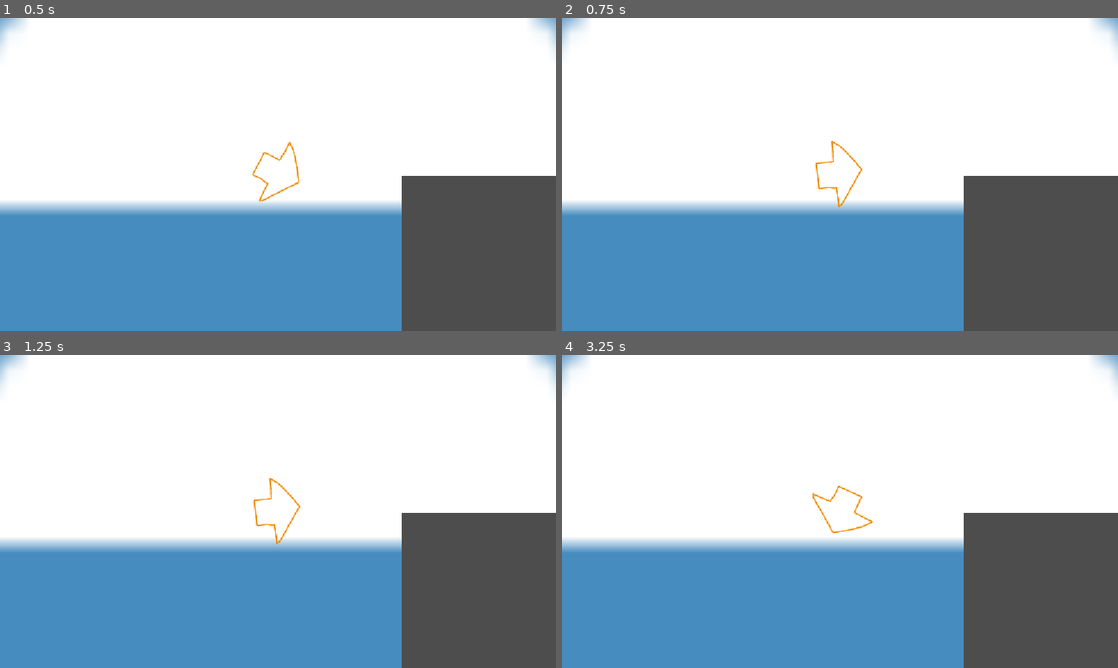
Above: before the commit, frames 1-4 (two rows, left to right).
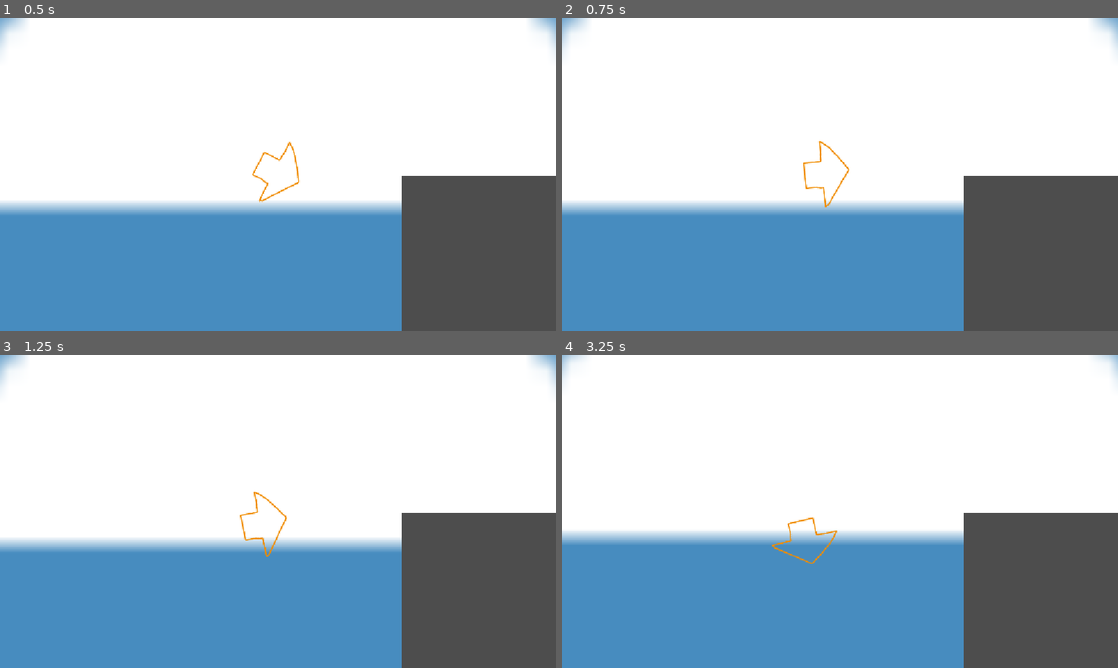
Above: after the commit, the same moments.

Repository: natleahh/ive-got-this-round
Game: Godot game, scene res://src/Prototypes/BalancingWithAccelleration/main.tscn
Two runs of this game, one before a commit and one after it. Both use one fixed random seed, a clock stepped at 60 frames per second and the inputs below. Before the commit the project has no main scene; this scene is started directly in both runs. The engine's default icon, where the game draws it, is replaced by a stand-in: a white triangle on a blue panel in a dark square.
Inputs (mouse positions are in pixels of both pictures, inside the frame that each line leads up to):
- Up to frame 1 (0.5 s): no input
- Up to frame 2 (0.75 s): tap Enter (ui_accept) at 0.5 s; move the mouse to (962, 158) at 0.52 s; hold Right (ui_right) from 0.53 s (still down); tap A (B_Dash) at 0.6 s; click (962, 158) at 0.67 s
- Up to frame 3 (1.25 s): keep holding Right (ui_right); tap Enter (ui_accept) at 0.77 s; tap S (R_Dash) at 0.8 s
- Up to frame 4 (3.25 s): tap Enter (ui_accept) at 1.25, 1.52, 2, 2.75, 3.02 s; move the mouse to (728, 527) at 1.27 s; release Right (ui_right) at 1.28 s; hold Down (ui_down) 1.28-2.03 s; tap S (R_Dash) at 1.35, 3.05 s; click (728, 527) at 1.42 s; tap Space (dash, bound only after the commit) at 1.55, 2.1 s; move the mouse to (895, 442) at 2.02 s; hold Right (ui_right) 2.03-2.78 s; click (895, 442) at 2.17 s; tap A (B_Dash) at 2.3, 2.85 s; move the mouse to (812, 574) at 2.77 s; hold Up (ui_up) from 2.78 s (still down); click (812, 574) at 2.92 s

Frame 1 is identical in both runs. In frame 2, 0.4% of the frame differs, in the area x 43-54%, y 39-61%; in frame 3, 0.4%; in frame 4, 5.2%, in the area x 0-100%, y 0-67%.

Commit message:
Tidy up Prototype directory (#5)
* feat: remove duplicated prototype folder

* ref: move arrow asset to proper place

* feat: make prototype main scene

Diff:
--- a/project.godot
+++ b/project.godot
@@ -11,11 +11,13 @@
 [application]
 
 config/name="I've got this round"
+run/main_scene="uid://6hhuwrg8e31v"
 config/features=PackedStringArray("4.7", "GL Compatibility")
 config/icon="res://icon.svg"
 
 [display]
 
+window/size/mode=3
 window/size/initial_position_type=3
 window/stretch/mode="canvas_items"
 window/stretch/aspect="expand"
@@ -47,14 +49,44 @@
 "events": [Object(InputEventKey,"resource_local_to_scene":false,"resource_name":"","device":-1,"window_id":0,"alt_press …(192 unchanged characters)…
 ]
 }
-B_Dash={
+move_down={
+"deadzone": 0.2,
+"events": [Object(InputEventKey,"resource_local_to_scene":false,"resource_name":"","device":-1,"window_id":0,"alt_pressed":false,"shift_pressed":false,"ctrl_pressed":false,"meta_pressed":false,"pressed":false,"keycode":0,"physical_keycode":83,"key_label":0,"unicode":115,"location":0,"echo":false,"script":null)
+]
+}
+move_left={
 "deadzone": 0.2,
 "events": [Object(InputEventKey,"resource_local_to_scene":false,"resource_name":"","device":-1,"window_id":0,"alt_press …(191 unchanged characters)…
 ]
 }
-R_Dash={
+move_right={
 "deadzone": 0.2,
-"events": [Object(InputEventKey,"resource_local_to_scene":fa …(140 unchanged characters)… d":false,"keycode":0,"physical_keycode":83,"key_label":0,"unicode":115,"location":0,"echo":false,"script":null)
+"events": [Object(InputEventKey,"resource_local_to_scene":fa …(140 unchanged characters)… d":false,"keycode":0,"physical_keycode":68,"key_label":0,"unicode":100,"location":0,"echo":false,"script":null)
+]
+}
+turn_up={
+"deadzone": 0.2,
+"events": [Object(InputEventKey,"resource_local_to_scene":false,"resource_name":"","device":-1,"window_id":0,"alt_pressed":false,"shift_pressed":false,"ctrl_pressed":false,"meta_pressed":false,"pressed":false,"keycode":0,"physical_keycode":4194320,"key_label":0,"unicode":0,"location":0,"echo":false,"script":null)
+]
+}
+turn_down={
+"deadzone": 0.2,
+"events": [Object(InputEventKey,"resource_local_to_scene":false,"resource_name":"","device":-1,"window_id":0,"alt_pressed":false,"shift_pressed":false,"ctrl_pressed":false,"meta_pressed":false,"pressed":false,"keycode":0,"physical_keycode":4194322,"key_label":0,"unicode":0,"location":0,"echo":false,"script":null)
+]
+}
+turn_left={
+"deadzone": 0.2,
+"events": [Object(InputEventKey,"resource_local_to_scene":false,"resource_name":"","device":-1,"window_id":0,"alt_pressed":false,"shift_pressed":false,"ctrl_pressed":false,"meta_pressed":false,"pressed":false,"keycode":0,"physical_keycode":4194319,"key_label":0,"unicode":0,"location":0,"echo":false,"script":null)
+]
+}
+turn_right={
+"deadzone": 0.2,
+"events": [Object(InputEventKey,"resource_local_to_scene":false,"resource_name":"","device":-1,"window_id":0,"alt_pressed":false,"shift_pressed":false,"ctrl_pressed":false,"meta_pressed":false,"pressed":false,"keycode":0,"physical_keycode":4194321,"key_label":0,"unicode":0,"location":0,"echo":false,"script":null)
+]
+}
+dash={
+"deadzone": 0.2,
+"events": [Object(InputEventKey,"resource_local_to_scene":false,"resource_name":"","device":-1,"window_id":0,"alt_pressed":false,"shift_pressed":false,"ctrl_pressed":false,"meta_pressed":false,"pressed":false,"keycode":0,"physical_keycode":32,"key_label":0,"unicode":32,"location":0,"echo":false,"script":null)
 ]
 }
 
@@ -62,7 +94,6 @@
 
 3d/physics_engine="Jolt Physics"
 2d/default_gravity_vector=Vector2(0, 0)
-2d/default_gravity_vector=Vector2(0, 0)
 
 [rendering]
 
--- a/src/Prototypes/BalancingWithAccelleration/main.tscn
+++ b/src/Prototypes/BalancingWithAccelleration/main.tscn
@@ -2,7 +2,7 @@
 
 [ext_resource type="Script" uid="uid://mitsmrnhe7vo" path="res://src/Prototypes/BalancingWithAccelleration/main.gd" id="1_b7d7r"]
 [ext_resource type="Texture2D" uid="uid://bp0amguw0k7hr" path="res://icon.svg" id="2_w2s7t"]
-[ext_resource type="Texture2D" uid="uid://dhi1tulo0c6ot" path="res://arrow.png" id="3_wcfax"]
+[ext_resource type="Texture2D" uid="uid://dhi1tulo0c6ot" path="res://src/Prototypes/BalancingWithAccelleration/assets/arrow.png" id="3_wcfax"]
 
 [sub_resource type="CircleShape2D" id="CircleShape2D_qhrr0"]
 
--- a/src/prototypes/BalancingWithAccelleration/main.gd
+++ /dev/null
@@ -1,45 +0,0 @@
-extends Node2D
-
-@export_category("Movement Parameters")
-@export var movement_speed: float = 200
-
-@export_category("PhysicsParameters")
-@export var force_scaling: float = 1.1
-
-var movement_direction: Vector2 = Vector2.ZERO
-
-@export var player: CharacterBody2D
-@export var simulator_ball: RigidBody2D
-@export var icon: Sprite2D
-
-var is_dashing: bool = false
-@export var dash_cool_down: Timer
-@export var camera_2d: Camera2D
-
-
-func _physics_process(delta: float) -> void:
-	# Turning Input
-	var input_rotation: float = player.global_position.angle_to_point(get_global_mouse_position()) + (PI / 2)
-	icon.rotation = input_rotation
-	camera_2d.rotation = input_rotation + PI
-
-
-	# Movement Input
-	var input_movement = Input.get_vector("move_left", "move_right", "move_up", "move_down")
-	if is_dashing:
-		pass
-	elif Input.is_action_just_pressed("dash"):
-		player.velocity = player.velocity * 3
-		dash_cool_down.start(0.2)
-		is_dashing = true
-	else:
-		player.velocity = input_movement * movement_speed
-
-	player.move_and_slide()
-
-	# Physics Affect
-	simulator_ball.apply_central_force(-player.velocity.rotated(-input_rotation) * force_scaling)
-
-
-func _on_dash_cool_down_timeout() -> void:
-	is_dashing = false
--- a/src/prototypes/BalancingWithAccelleration/main.tscn
+++ /dev/null
@@ -1,132 +0,0 @@
-[gd_scene format=3 uid="uid://6hhuwrg8e31v"]
-
-[ext_resource type="Script" uid="uid://mitsmrnhe7vo" path="res://src/prototypes/BalancingWithAccelleration/main.gd" id="1_uj8yp"]
-[ext_resource type="Texture2D" uid="uid://bp0amguw0k7hr" path="res://icon.svg" id="2_qhrr0"]
-[ext_resource type="Texture2D" uid="uid://dhi1tulo0c6ot" path="res://arrow.png" id="3_e61f2"]
-
-[sub_resource type="CircleShape2D" id="CircleShape2D_qhrr0"]
-
-[sub_resource type="ViewportTexture" id="ViewportTexture_vt83r"]
-viewport_path = NodePath("Subviewport")
-
-[sub_resource type="CircleShape2D" id="CircleShape2D_quj70"]
-radius = 159.12
-
-[sub_resource type="CircleShape2D" id="CircleShape2D_3amak"]
-radius = 75.0
-
-[sub_resource type="CircleShape2D" id="CircleShape2D_lgurt"]
-radius = 50.0
-
-[sub_resource type="CircleShape2D" id="CircleShape2D_e61f2"]
-
-[node name="Main" type="Node2D" unique_id=1932576237 node_paths=PackedStringArray("player", "simulator_ball", "icon", "dash_cool_down", "camera_2d")]
-script = ExtResource("1_uj8yp")
-movement_speed = 400.0
-player = NodePath("Player")
-simulator_ball = NodePath("Subviewport/GlassSimulation/SimulatorBall")
-icon = NodePath("Player/Icon")
-dash_cool_down = NodePath("DashCoolDown")
-camera_2d = NodePath("Subviewport/GlassSimulation/Camera2D")
-
-[node name="Icon" type="Sprite2D" parent="." unique_id=1969738181]
-scale = Vector2(44.59375, 34.3125)
-texture = ExtResource("2_qhrr0")
-
-[node name="Player" type="CharacterBody2D" parent="." unique_id=1685786573]
-
-[node name="Icon" type="Sprite2D" parent="Player" unique_id=1283504213]
-texture = ExtResource("3_e61f2")
-
-[node name="CollisionShape2D" type="CollisionShape2D" parent="Player" unique_id=1651640485]
-shape = SubResource("CircleShape2D_qhrr0")
-
-[node name="Camera2D" type="Camera2D" parent="Player" unique_id=1068785408]
-drag_horizontal_enabled = true
-drag_vertical_enabled = true
-
-[node name="HUD" type="CanvasLayer" parent="Player/Camera2D" unique_id=662018735]
-
-[node name="Control" type="Control" parent="Player/Camera2D/HUD" unique_id=1014954611]
-layout_mode = 3
-anchors_preset = 15
-anchor_right = 1.0
-anchor_bottom = 1.0
-grow_horizontal = 2
-grow_vertical = 2
-
-[node name="Control" type="Control" parent="Player/Camera2D/HUD/Control" unique_id=946479314]
-layout_mode = 1
-anchors_preset = 3
-anchor_left = 1.0
-anchor_top = 1.0
-anchor_right = 1.0
-anchor_bottom = 1.0
-offset_left = -320.0
-offset_top = -320.0
-grow_horizontal = 0
-grow_vertical = 0
-
-[node name="TextureRect" type="TextureRect" parent="Player/Camera2D/HUD/Control/Control" unique_id=2083536575]
-layout_mode = 1
-anchors_preset = 15
-anchor_right = 1.0
-anchor_bottom = 1.0
-grow_horizontal = 2
-grow_vertical = 2
-texture = SubResource("ViewportTexture_vt83r")
-expand_mode = 3
-
-[node name="Subviewport" type="SubViewport" parent="." unique_id=2028505767]
-
-[node name="GlassSimulation" type="Node2D" parent="Subviewport" unique_id=230860013]
-position = Vector2(256, 256)
-
-[node name="Camera2D" type="Camera2D" parent="Subviewport/GlassSimulation" unique_id=1455733254]
-ignore_rotation = false
-
-[node name="OuterAttractorField" type="Area2D" parent="Subviewport/GlassSimulation" unique_id=1765078996]
-gravity_space_override = 3
-gravity_point = true
-gravity_point_center = Vector2(0, 0)
-gravity_direction = Vector2(0, 0)
-gravity = -50.0
-linear_damp_space_override = 3
-linear_damp = 4.0
-
-[node name="CollisionShape2D" type="CollisionShape2D" parent="Subviewport/GlassSimulation/OuterAttractorField" unique_id=688290067]
-shape = SubResource("CircleShape2D_quj70")
-debug_color = Color(0.5758852, 0.5526909, 0.10234404, 0.41960785)
-
-[node name="MiddleAttractorField" type="Area2D" parent="Subviewport/GlassSimulation" unique_id=1356273916]
-gravity_space_override = 3
-gravity_point = true
-gravity_point_center = Vector2(0, 0)
-gravity_direction = Vector2(0, 0)
-gravity = -10.0
-linear_damp_space_override = 3
-linear_damp = 4.0
-
-[node name="CollisionShape2D" type="CollisionShape2D" parent="Subviewport/GlassSimulation/MiddleAttractorField" unique_id=1267571351]
-shape = SubResource("CircleShape2D_3amak")
-debug_color = Color(0.796695, 0.4235507, 0.074847884, 0.41960785)
-
-[node name="InnerAttractorField" type="Area2D" parent="Subviewport/GlassSimulation" unique_id=1817337796]
-gravity_space_override = 3
-gravity_point = true
-gravity_point_center = Vector2(0, 0)
-gravity_direction = Vector2(0, 0)
-gravity = 490.0
-
-[node name="CollisionShape2D" type="CollisionShape2D" parent="Subviewport/GlassSimulation/InnerAttractorField" unique_id=1285892542]
-shape = SubResource("CircleShape2D_lgurt")
-debug_color = Color(0.8791756, 0.31444353, 0.34764168, 0.41960785)
-
-[node name="SimulatorBall" type="RigidBody2D" parent="Subviewport/GlassSimulation" unique_id=1217118841]
-
-[node name="CollisionShape2D" type="CollisionShape2D" parent="Subviewport/GlassSimulation/SimulatorBall" unique_id=155183533]
-shape = SubResource("CircleShape2D_e61f2")
-
-[node name="DashCoolDown" type="Timer" parent="." unique_id=535936403]
-
-[connection signal="timeout" from="DashCoolDown" to="." method="_on_dash_cool_down_timeout"]
Renamed: arrow.png -> src/Prototypes/BalancingWithAccelleration/assets/arrow.png
Not shown, changed: src/Prototypes/BalancingWithAccelleration/assets/arrow.png.import
Not shown, removed: src/prototypes/BalancingWithAccelleration/main.gd.uid
